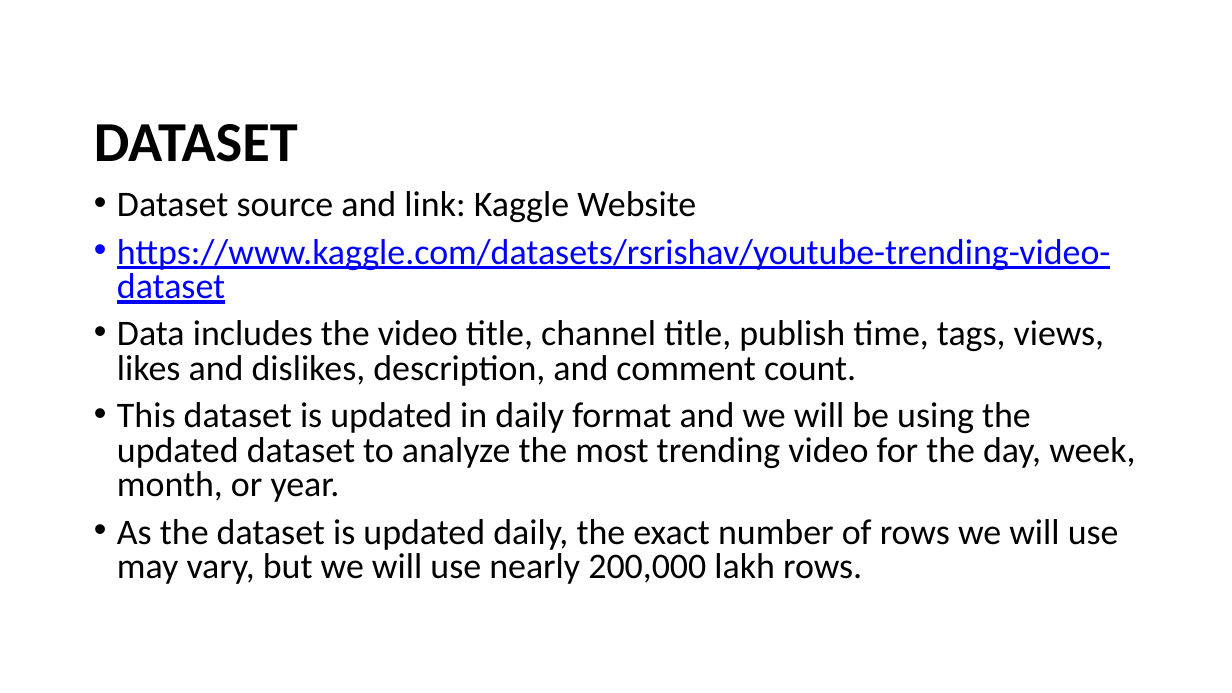
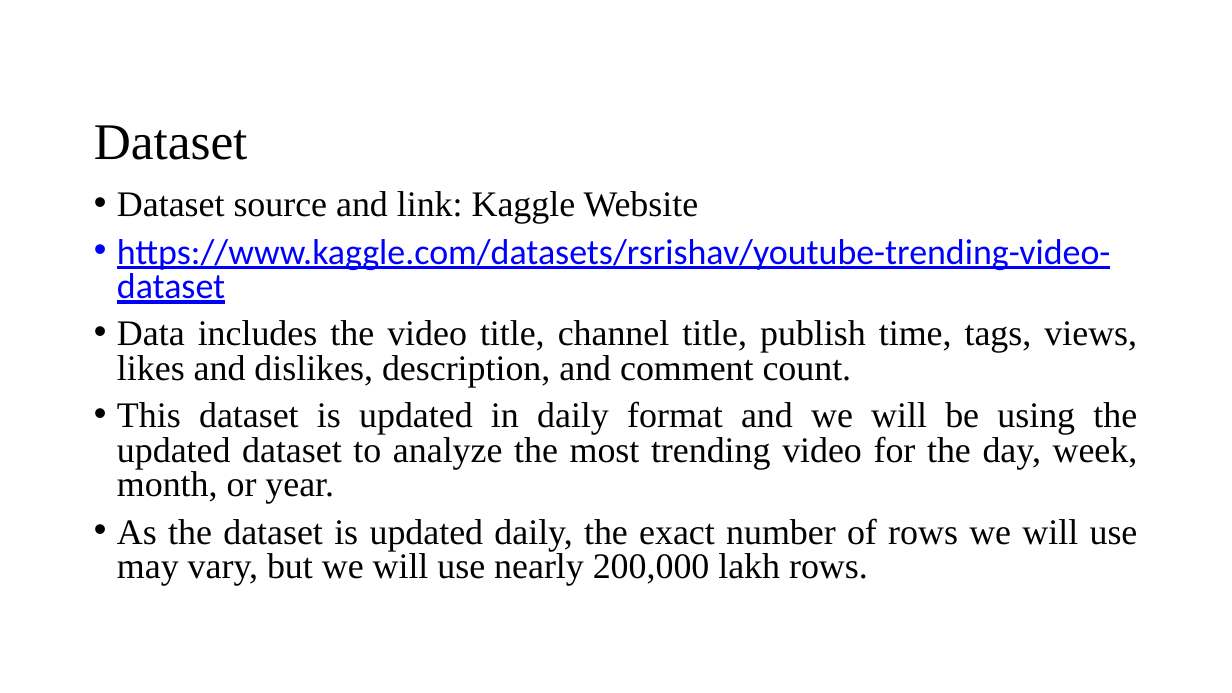
Before and after one commit to VamshiKrishna-1/Youtube_Video_Analysis_and_Prediction, a slide deck: slide 7 of Phase1.pptx. Drawn at 1232x693 pixels with LibreOffice and Linux fonts; fonts in the diff are those of the drawing; background and template pictures are left out. Boxes give left, top, right and bottom in pixels: in the first picture for what was removed or moved away, otherwise in the second. Text is boxed around its words. In the diff, an @@ line names an element or a change of style, - is before the commit and + after.

```diff
--- a/Phase1.pptx
+++ b/Phase1.pptx
@@ text at bbox=[94, 125, 248, 160]: text changed; size 44 to 40 pt; font Calibri to Times New Roman; bold off @@
-DATASET
+Dataset
@@ text at bbox=[117, 191, 1138, 586]: font Calibri to Times New Roman in "Dataset source and link: Kaggle Website", "Data includes the video title, channel title, ...", "This dataset is updated in daily format ...", "As the dataset is updated daily, the ..."; alignment left to justified @@
```
Also in this commit, not shown: 6 other slides changed, 1 slide added, 1 slide removed, 1 other file.
